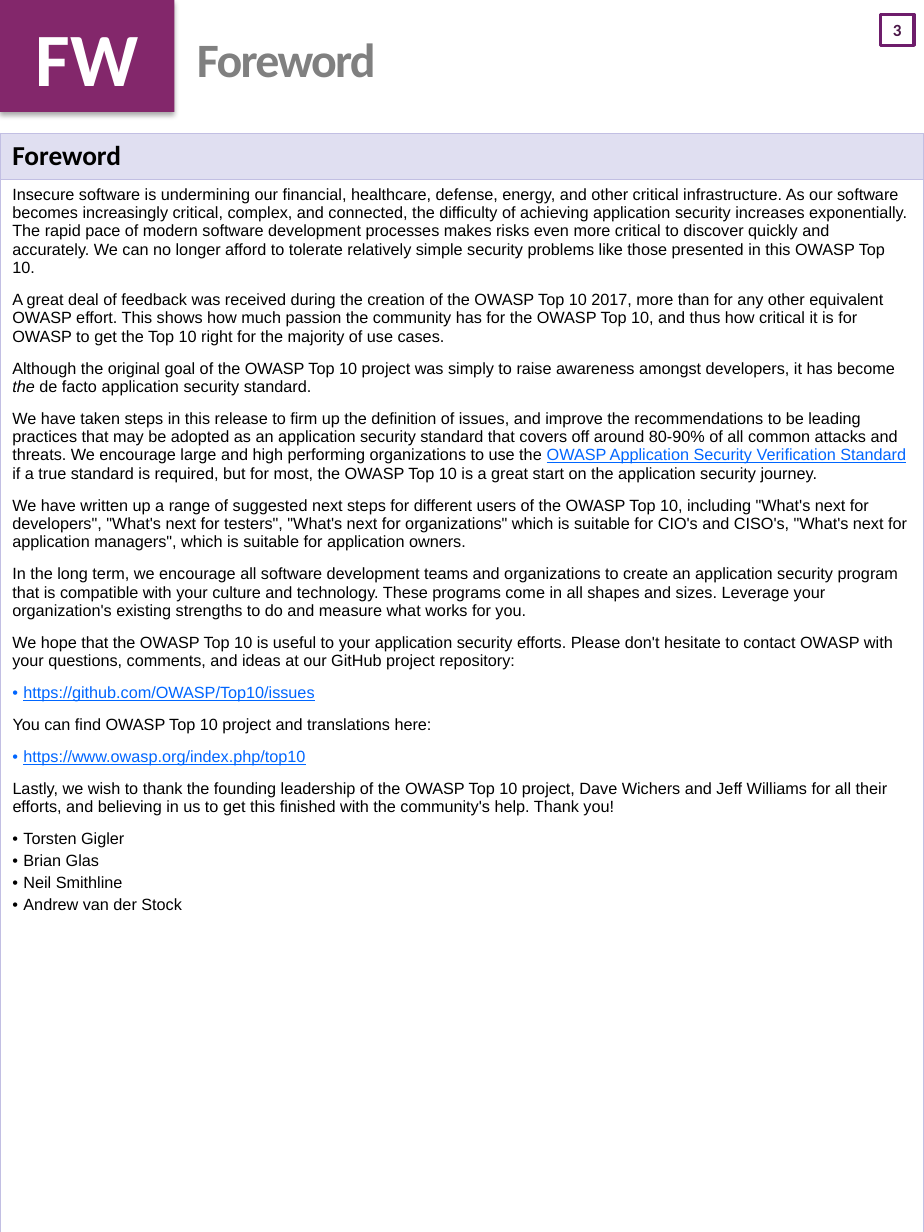
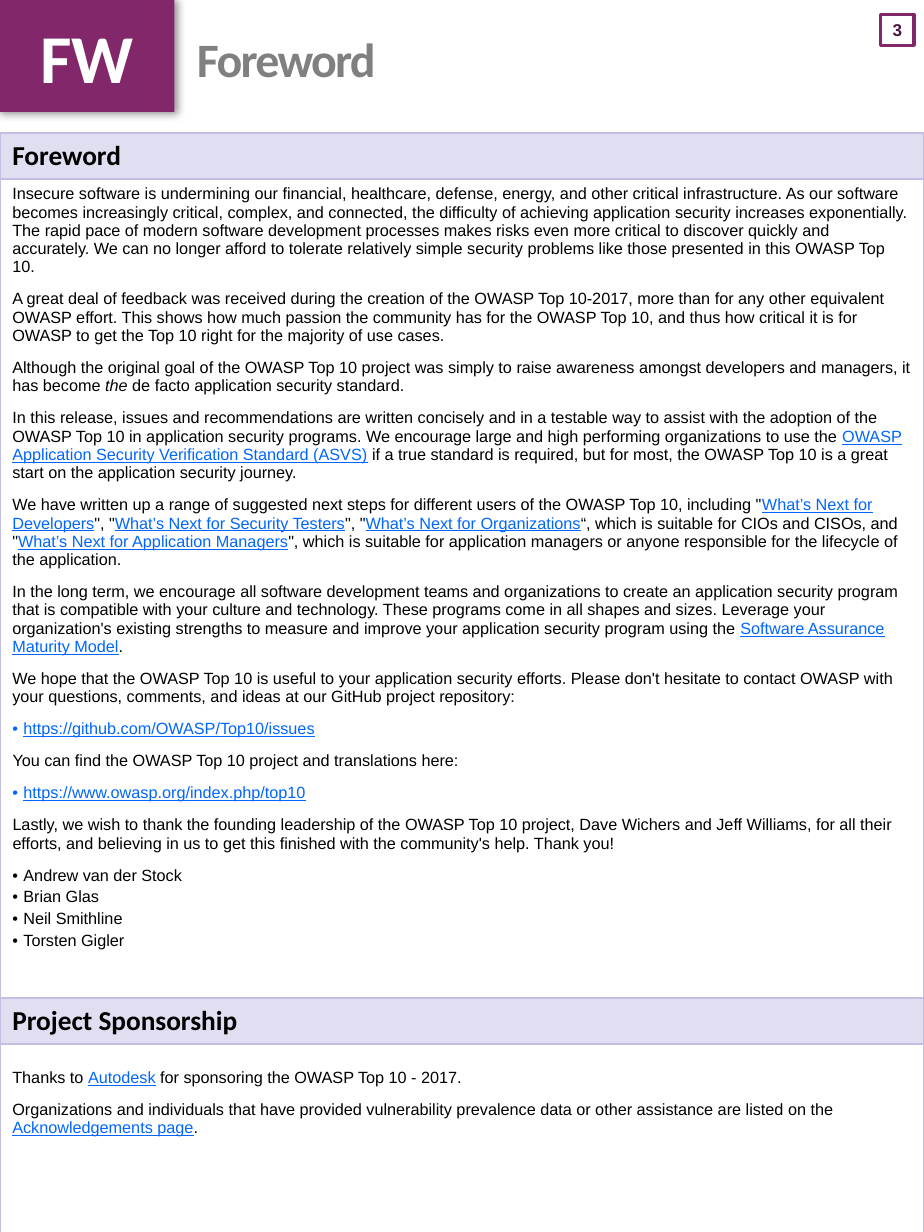
Before and after one commit to OWASP/Top10, a slide deck: slide 4 of 2017/OWASP Top 10 2017 GM (en).pptx. Drawn at 924x1232 pixels with LibreOffice and Linux fonts; fonts in the diff are those of the drawing. Boxes give left, top, right and bottom in pixels: in the first picture for what was removed or moved away, otherwise in the second. Text is boxed around its words. In the diff, an @@ line names an element or a change of style, - is before the commit and + after.

Commit message:
OWASP Top 10 2017 Golden Master
Regenerate final Golden Master docx, PDF, html, upload latest PPTX, etc.
General tidy up of Markdown.

```diff
--- a/2017/OWASP Top 10 2017 GM (en).pptx
+++ b/2017/OWASP Top 10 2017 GM (en).pptx
@@ text "FW" at box(0, 0, 175, 112): size 44 to 40 pt; shadow changed @@
@@ page number at box(881, 15, 915, 46): font Calibri to Arial; outline #6D1D6B 2 pt to #83276B 2 pt @@
@@ table at box(0, 133, 924, 1232) @@
-row 2: Insecure software is undermining our financial, healthcare, defense, energy, and other critical infrastructure. As our software becomes increasingly critical, complex, and connected, the difficulty of achieving application security increases exponentially. The rapid pace of modern software development processes makes risks even more critical to discover quickly and accurately. We can no longer afford to tolerate relatively simple security problems like those presented in this OWASP Top 10. / A great deal of feedback was received during the creation of the OWASP Top 10 2017, more than for any other equivalent OWASP effort. This shows how much passion the community has for the OWASP Top 10, and thus how critical it is for OWASP to get the Top 10 right for the majority of use cases. / Although the original goal of the OWASP Top 10 project was simply to raise awareness amongst developers, it has become the de facto application security standard. / We have taken steps in this release to firm up the definition of issues, and improve the recommendations to be leading practices that may be adopted as an application security standard that covers off around 80-90% of all common attacks and threats. We encourage large and high performing organizations to use the OWASP Application Security Verification Standard if a true standard is required, but for most, the OWASP Top 10 is a great start on the application security journey. / We have written up a range of suggested next steps for different users of the OWASP Top 10, including "What's next for developers", "What's next for testers", "What's next for organizations" which is suitable for CIO's and CISO's, "What's next for application managers", which is suitable for application owners. / In the long term, we encourage all software development teams and organizations to create an application security program that is compatible with your culture and technology. These programs come in all shapes and sizes. Leverage your organization's existing strengths to do and measure what works for you. / We hope that the OWASP Top 10 is useful to your application security efforts. Please don't hesitate to contact OWASP with your questions, comments, and ideas at our GitHub project repository: / https://github.com/OWASP/Top10/issues / You can find OWASP Top 10 project and translations here: / https://www.owasp.org/index.php/top10 / Lastly, we wish to thank the founding leadership of the OWASP Top 10 project, Dave Wichers and Jeff Williams for all their efforts, and believing in us to get this finished with the community's help. Thank you! / Torsten Gigler / Brian Glas / Neil Smithline / Andrew van der Stock
+row 2: Insecure software is undermining our financial, healthcare, defense, energy, and other critical infrastructure. As our software becomes increasingly critical, complex, and connected, the difficulty of achieving application security increases exponentially. The rapid pace of modern software development processes makes risks even more critical to discover quickly and accurately. We can no longer afford to tolerate relatively simple security problems like those presented in this OWASP Top 10. / A great deal of feedback was received during the creation of the OWASP Top 10-2017, more than for any other equivalent OWASP effort. This shows how much passion the community has for the OWASP Top 10, and thus how critical it is for OWASP to get the Top 10 right for the majority of use cases. / Although the original goal of the OWASP Top 10 project was simply to raise awareness amongst developers and managers, it has become the de facto application security standard. / In this release, issues and recommendations are written concisely and in a testable way to assist with the adoption of the OWASP Top 10 in application security programs. We encourage large and high performing organizations to use the OWASP Application Security Verification Standard (ASVS) if a true standard is required, but for most, the OWASP Top 10 is a great start on the application security journey. / We have written up a range of suggested next steps for different users of the OWASP Top 10, including "What’s Next for Developers", "What’s Next for Security Testers", "What’s Next for Organizations“, which is suitable for CIOs and CISOs, and "What’s Next for Application Managers", which is suitable for application managers or anyone responsible for the lifecycle of the application. / In the long term, we encourage all software development teams and organizations to create an application security program that is compatible with your culture and technology. These programs come in all shapes and sizes. Leverage your organization's existing strengths to measure and improve your application security program using the Software Assurance Maturity Model. / We hope that the OWASP Top 10 is useful to your application security efforts. Please don't hesitate to contact OWASP with your questions, comments, and ideas at our GitHub project repository: / https://github.com/OWASP/Top10/issues / You can find the OWASP Top 10 project and translations here: / https://www.owasp.org/index.php/top10 / Lastly, we wish to thank the founding leadership of the OWASP Top 10 project, Dave Wichers and Jeff Williams, for all their efforts, and believing in us to get this finished with the community's help. Thank you! / Andrew van der Stock / Brian Glas / Neil Smithline / Torsten Gigler
+row 3: Project Sponsorship
+row 4: Thanks to Autodesk for sponsoring the OWASP Top 10 - 2017. / Organizations and individuals that have provided vulnerability prevalence data or other assistance are listed on the Acknowledgements page.
```
Also in this commit, not shown: 26 other slides changed, 22 other files.
